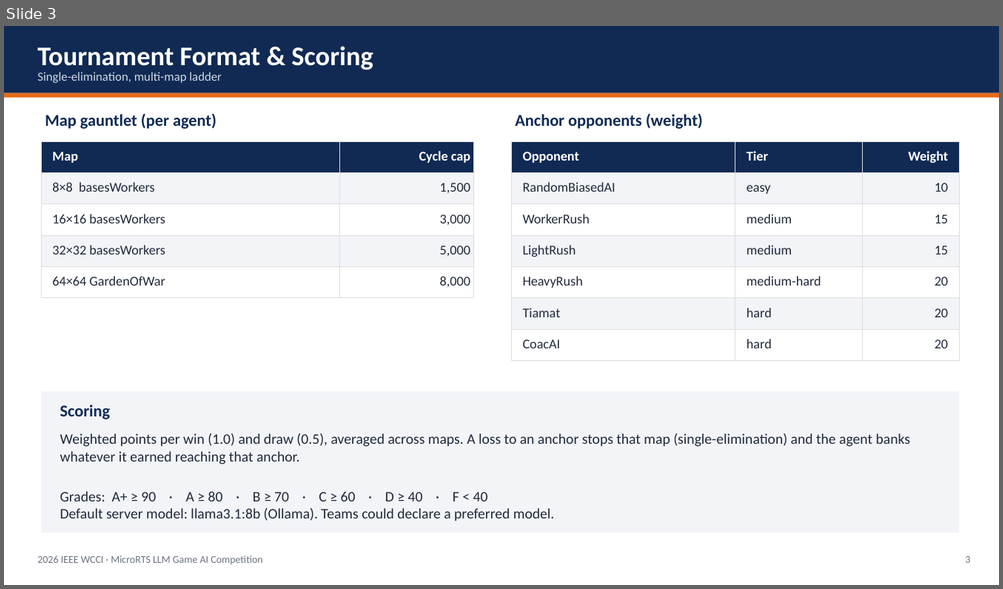
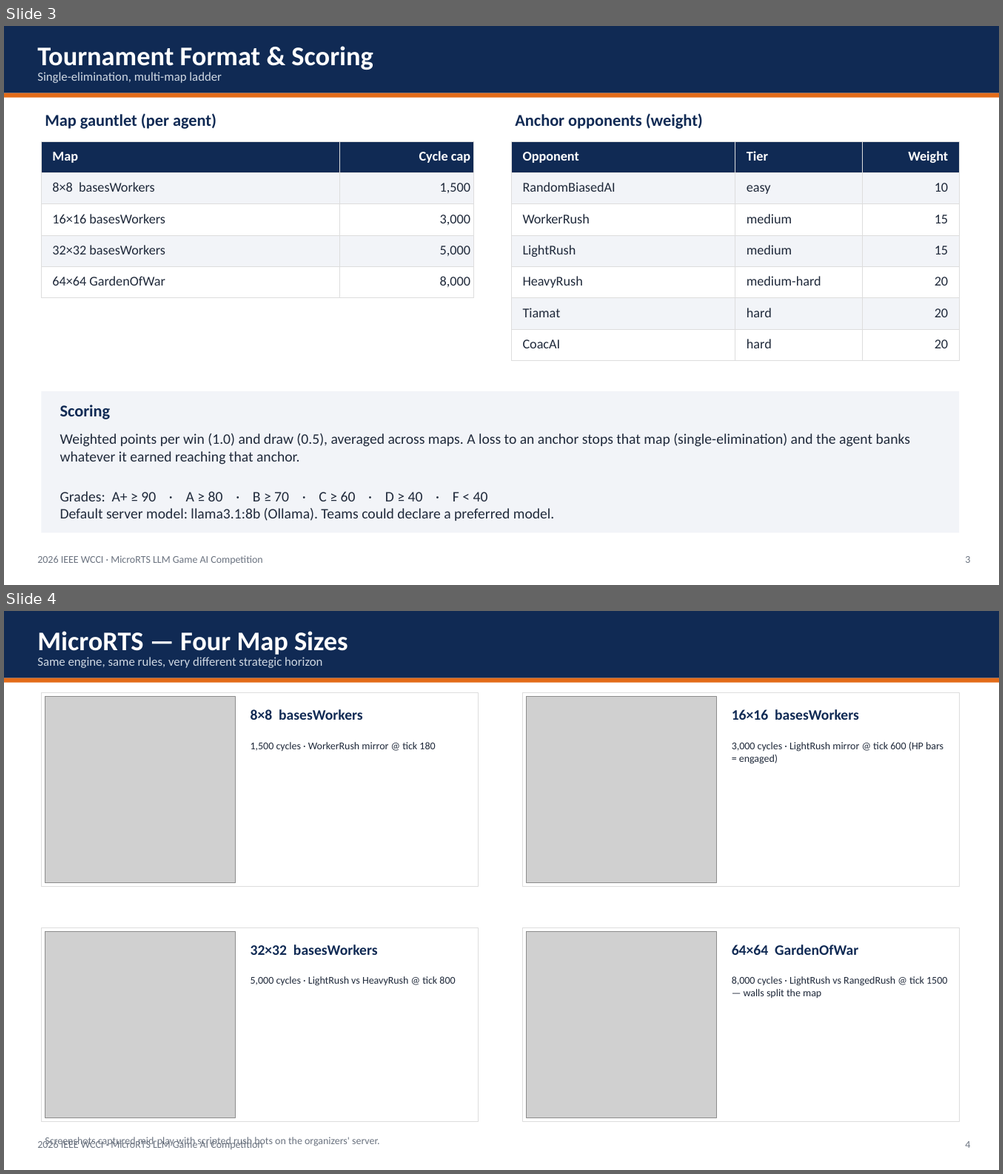
Before and after one commit to drchangliu/MicroRTS, a slide deck: docs/MicroRTS_LLM_Competition_Results.pptx. Shown one above the other, each under a label of ours: slide 3 before the commit, slides 3 and 4 after it. The pictures are 1003x589 and 1003x1174 pixels, drawn with LibreOffice and Linux fonts; fonts in the diff are those of the drawing; grey boxes stand for pictures. Boxes give left, top, right and bottom in pixels: in the first picture for what was removed or moved away, otherwise in the second. Text is boxed around its words. In the diff, an @@ line names an element or a change of style, - is before the commit and + after.

```diff
--- a/docs/MicroRTS_LLM_Competition_Results.pptx
+++ b/docs/MicroRTS_LLM_Competition_Results.pptx
@@ slide 4 added at [4, 611, 999, 1170], background #FFFFFF @@
@@ rectangle added at [4, 611, 999, 678], fill #102A54 @@
@@ text added at [37, 631, 348, 655], 26 pt, text #FFFFFF, bold @@
+MicroRTS — Four Map Sizes
@@ text added at [37, 657, 322, 668], 12 pt, text #CFD8E3 @@
+Same engine, same rules, very different strategic horizon
@@ rectangle added at [4, 678, 999, 683], fill #E36B18 @@
@@ rectangle added at [41, 693, 478, 887], fill #FFFFFF, outline #DDDDDD 0.75 pt @@
@@ picture added at [45, 697, 236, 883] @@
@@ rectangle added at [523, 693, 959, 887], fill #FFFFFF, outline #DDDDDD 0.75 pt @@
@@ picture added at [526, 697, 717, 883] @@
@@ text added at [250, 709, 363, 720], 14 pt, text #102A54, bold @@
+8×8 basesWorkers
@@ text added at [731, 709, 859, 720], 14 pt, text #102A54, bold @@
+16×16 basesWorkers
@@ text added at [250, 742, 435, 752], 10 pt, text #1F293A @@
+1,500 cycles · WorkerRush mirror @ tick 180
@@ text added at [731, 742, 943, 764], 10 pt, text #1F293A @@
+3,000 cycles · LightRush mirror @ tick 600 (HP bars = engaged)
@@ rectangle added at [41, 928, 478, 1122], fill #FFFFFF, outline #DDDDDD 0.75 pt @@
@@ picture added at [45, 932, 236, 1119] @@
@@ rectangle added at [523, 928, 959, 1122], fill #FFFFFF, outline #DDDDDD 0.75 pt @@
@@ picture added at [526, 932, 717, 1119] @@
@@ text added at [250, 945, 378, 955], 14 pt, text #102A54, bold @@
+32×32 basesWorkers
@@ text added at [731, 945, 858, 955], 14 pt, text #102A54, bold @@
+64×64 GardenOfWar
@@ text added at [250, 977, 455, 986], 10 pt, text #1F293A @@
+5,000 cycles · LightRush vs HeavyRush @ tick 800
@@ text added at [731, 977, 947, 999], 10 pt, text #1F293A @@
+8,000 cycles · LightRush vs RangedRush @ tick 1500 — walls split the map
@@ text added at [37, 1139, 262, 1150], 10 pt, text #6B7380 @@
+2026 IEEE WCCI · MicroRTS LLM Game AI Competition
@@ text added at [45, 1137, 379, 1147], 10 pt, text #6B7380 @@
+Screenshots captured mid-play with scripted rush bots on the organizers' server.
@@ text added at [965, 1142, 970, 1148], 10 pt, text #6B7380 @@
+4
```
Also in this commit, not shown: 8 slides changed, 5 other files.
